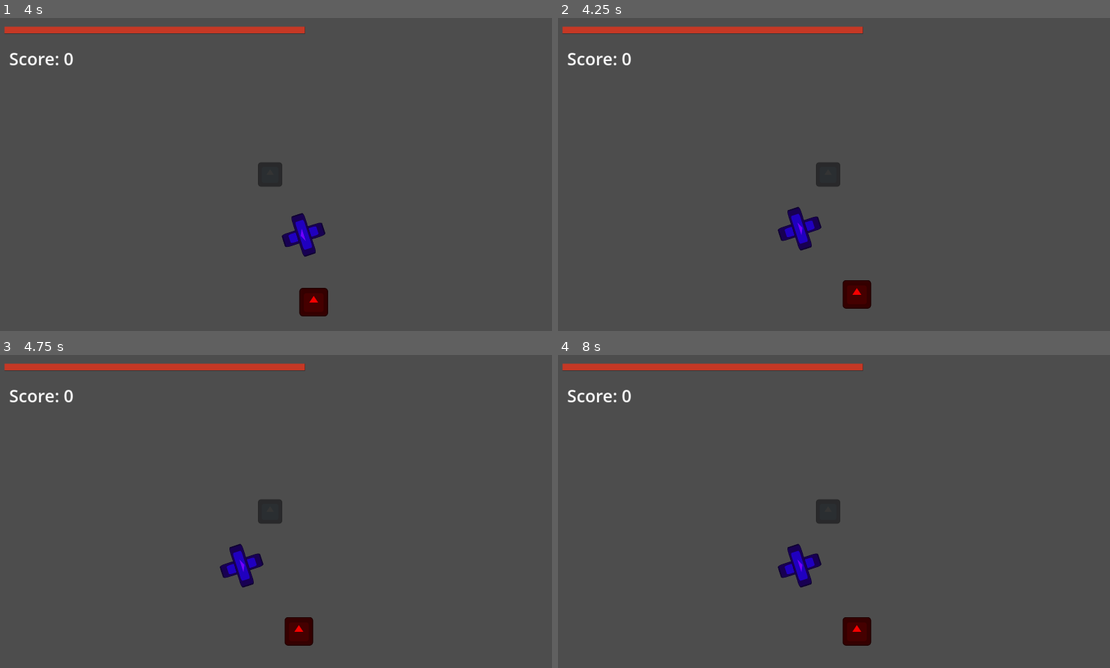
Above: before the commit, frames 1-4 (two rows, left to right).
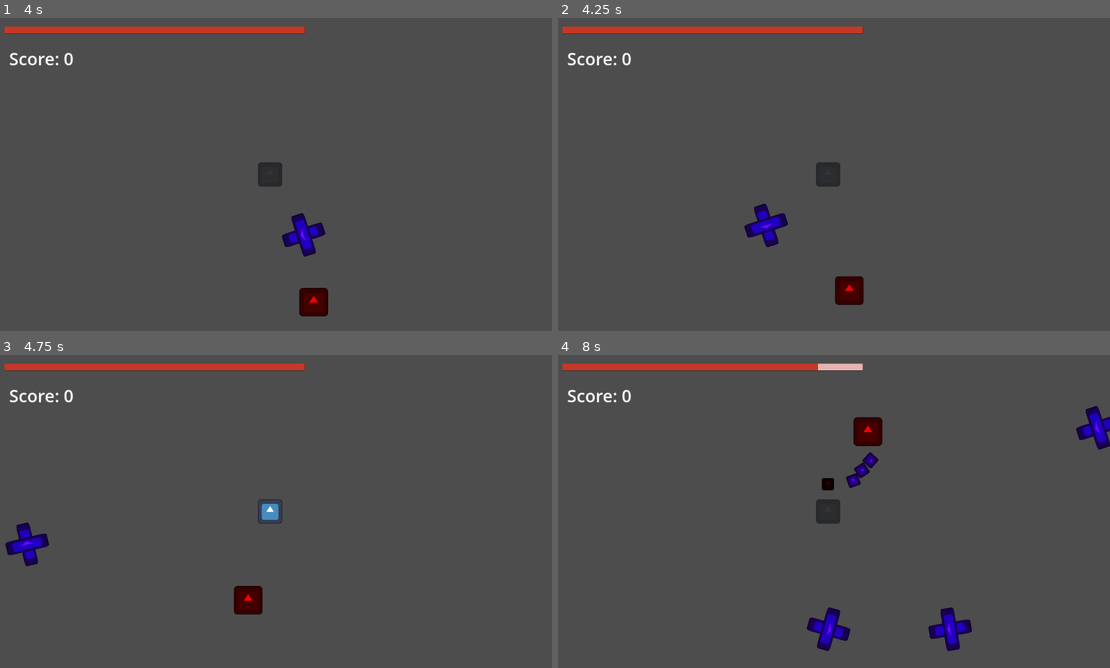
Above: after the commit, the same moments.

Repository: MonkMir/tether-game
Game: Godot game, scene res://scenes/main.tscn
Same seed, same stepped clock (60 frames per second), same inputs: the game is played once before the commit and once after it. The engine's default icon, where the game draws it, is replaced by a stand-in: a white triangle on a blue panel in a dark square.
Inputs (mouse positions are in pixels of both pictures, inside the frame that each line leads up to):
- Up to frame 1 (4 s): tap Enter (Enter) at 0.5, 1.35, 2, 3.6 s; move the mouse to (397, 158) at 0.52 s; press the mouse at (397, 158) at 0.53 s; tap Space at 1.25 s; move the mouse to (160, 190) at 1.27 s; release the mouse at (160, 190) at 1.28 s; click (160, 190) at 1.55 s; move the mouse to (331, 105) at 2.02 s; press the mouse at (331, 105) at 2.03 s; move the mouse to (248, 237) at 2.77 s; release the mouse at (248, 237) at 2.78 s; click (248, 237) at 2.85 s; move the mouse to (441, 221) at 3.52 s; press the mouse at (441, 221) at 3.53 s
- Up to frame 2 (4.25 s): tap Escape (Pause) at 4.15 s
- Up to frame 3 (4.75 s): move the mouse to (104, 464) at 4.27 s; release the mouse at (104, 464) at 4.28 s; click (104, 464) at 4.35 s
- Up to frame 4 (8 s): move the mouse to (861, 511) at 5.02 s; press the mouse at (861, 511) at 5.03 s; move the mouse to (751, 433) at 5.77 s; release the mouse at (751, 433) at 5.78 s; tap Enter (Enter) at 5.85 s; click (751, 433) at 6.05 s; move the mouse to (955, 495) at 6.52 s; press the mouse at (955, 495) at 6.53 s; move the mouse to (718, 527) at 7.27 s; release the mouse at (718, 527) at 7.28 s; click (718, 527) at 7.35 s

Frame 1 is identical in both runs. In frame 2, 1.6% of the frame differs, in the area x 33-57%, y 59-93%; in frame 3, 2.4%; in frame 4, 3.6%, in the area x 39-100%, y 2-95%.

Commit message:
Refactor project-wide node path dependencies
Remove all absolute paths and update many relative
paths to be less tightly coupled. This is
primarily to separate the level from Main node,
allowing a UI manager node to easily persist
during scene transitions in the future.

Diff:
--- a/project.godot
+++ b/project.godot
@@ -22,7 +22,7 @@
 [autoload]
 
 GameState="*res://scripts/other-scripts/game_state.gd"
-SignalBus="*uid://bb45a8hu1r72m"
+PauseManager="*uid://b1pfhde0p3uad"
 
 [display]
 
@@ -30,6 +30,7 @@
 window/size/viewport_height=1134
 window/size/always_on_top=true
 window/stretch/mode="viewport"
+window/stretch/aspect="expand"
 
 [file_customization]
 
--- a/scenes/dummies/bomber_dummy.tscn
+++ b/scenes/dummies/bomber_dummy.tscn
@@ -11,7 +11,7 @@
 [sub_resource type="CircleShape2D" id="CircleShape2D_njpye"]
 radius = 32.0156
 
-[node name="BomberDummy" type="RigidBody2D" unique_id=416578855]
+[node name="BomberDummy" type="RigidBody2D" unique_id=416578855 groups=["dummies"]]
 mass = 0.5
 script = ExtResource("1_v4dsp")
 explosion_scene = ExtResource("2_fl6hi")
--- a/scenes/main.tscn
+++ b/scenes/main.tscn
@@ -1,6 +1,5 @@
 [gd_scene format=3 uid="uid://cispfyjhtrf2u"]
 
-[ext_resource type="Script" uid="uid://b1pfhde0p3uad" path="res://scripts/other-scripts/Pause.gd" id="1_baels"]
 [ext_resource type="PackedScene" uid="uid://b0u1q6i5db5ou" path="res://scenes/player.tscn" id="2_tipki"]
 [ext_resource type="Script" uid="uid://ba40nwh8lu65b" path="res://scripts/other-scripts/EnemySpawner.gd" id="6_0p816"]
 [ext_resource type="Script" uid="uid://da7f2buhged70" path="res://scripts/other-scripts/ScoreLabel.gd" id="8_14cfy"]
@@ -8,8 +7,6 @@
 [ext_resource type="PackedScene" uid="uid://cdk16uvt8jqbb" path="res://scenes/enemies/arrow_enemy.tscn" id="9_trceg"]
 [ext_resource type="PackedScene" uid="uid://dkq6ilqibkqvo" path="res://scenes/enemies/bomber_enemy.tscn" id="10_a8y0u"]
 [ext_resource type="PackedScene" uid="uid://cm6ubd5en4t7e" path="res://scenes/enemies/parabolic_enemy.tscn" id="11_mpg2q"]
-
-[sub_resource type="CompressedTexture2D" id="CompressedTexture2D_m7dn7"]
 
 [sub_resource type="LabelSettings" id="LabelSettings_c5177"]
 font_size = 36
@@ -20,30 +17,22 @@
 [node name="Main" type="Node2D" unique_id=1762207710]
 metadata/_edit_lock_ = true
 
-[node name="SpaceBackground" type="Sprite2D" parent="." unique_id=2056954656]
-position = Vector2(576, 324)
-scale = Vector2(1.2, 1.20446)
-texture = SubResource("CompressedTexture2D_m7dn7")
-metadata/_edit_lock_ = true
+[node name="Level1" type="Node2D" parent="." unique_id=880129070]
 
-[node name="Pause" type="Node2D" parent="." unique_id=175845290]
-process_mode = 3
-script = ExtResource("1_baels")
-
-[node name="Player" parent="." unique_id=994072363 instance=ExtResource("2_tipki")]
+[node name="Player" parent="Level1" unique_id=994072363 instance=ExtResource("2_tipki")]
 position = Vector2(576, 336)
 
-[node name="EnemySpawner" type="Node2D" parent="." unique_id=187246452]
+[node name="EnemySpawner" type="Node2D" parent="Level1" unique_id=187246452]
 script = ExtResource("6_0p816")
 arrowScene = ExtResource("9_trceg")
 bomberScene = ExtResource("10_a8y0u")
 parabolicScene = ExtResource("11_mpg2q")
 
-[node name="Timer" type="Timer" parent="EnemySpawner" unique_id=394046482]
+[node name="Timer" type="Timer" parent="Level1/EnemySpawner" unique_id=394046482]
 wait_time = 2.5
 autostart = true
 
-[node name="ScoreLabel" type="Label" parent="." unique_id=1923520075]
+[node name="ScoreLabel" type="Label" parent="Level1" unique_id=1923520075]
 offset_left = 26.0
 offset_top = 67.0
 offset_right = 163.0
@@ -52,7 +41,7 @@
 label_settings = SubResource("LabelSettings_c5177")
 script = ExtResource("8_14cfy")
 
-[node name="GameOverLabel" type="Label" parent="." unique_id=1847655957]
+[node name="GameOverLabel" type="Label" parent="Level1" unique_id=1847655957]
 visible = false
 offset_right = 1156.0
 offset_bottom = 647.0
@@ -62,8 +51,8 @@
 vertical_alignment = 1
 script = ExtResource("9_iqu0m")
 
-[node name="Camera2D" type="Camera2D" parent="." unique_id=1673976300]
+[node name="Camera2D" type="Camera2D" parent="Level1" unique_id=1673976300]
 position = Vector2(584, 336)
 zoom = Vector2(1.72, 1.72)
 
-[connection signal="timeout" from="EnemySpawner/Timer" to="EnemySpawner" method="spawn_enemy"]
+[connection signal="timeout" from="Level1/EnemySpawner/Timer" to="Level1/EnemySpawner" method="spawn_enemy"]
--- a/scenes/player.tscn
+++ b/scenes/player.tscn
@@ -4,7 +4,7 @@
 [ext_resource type="PackedScene" uid="uid://c5ipjdvuqk2ci" path="res://scenes/dummies/arrow_dummy.tscn" id="2_fjrip"]
 [ext_resource type="PackedScene" uid="uid://db0s0w2do4o4o" path="res://scenes/dummies/bomber_dummy.tscn" id="3_smehm"]
 [ext_resource type="PackedScene" uid="uid://dbax4wv030pfo" path="res://scenes/dummies/parabolic_dummy.tscn" id="4_ur7pv"]
-[ext_resource type="PackedScene" uid="uid://3s58x1bgjui4" path="res://tether.tscn" id="5_fjrip"]
+[ext_resource type="PackedScene" uid="uid://3s58x1bgjui4" path="res://scenes/tether.tscn" id="5_fjrip"]
 [ext_resource type="Texture2D" uid="uid://y60tccnywvsf" path="res://assets/icon.svg" id="5_y4r1p"]
 [ext_resource type="PackedScene" uid="uid://ce7vb62j3bjsi" path="res://scenes/health_bar.tscn" id="6_d2wvv"]
 
--- a/tether.tscn
+++ b/scenes/tether.tscn
@@ -1,6 +1,6 @@
 [gd_scene format=3 uid="uid://3s58x1bgjui4"]
 
-[ext_resource type="Script" uid="uid://c76w5mw4mgqrw" path="res://tether.gd" id="1_wbd1m"]
+[ext_resource type="Script" uid="uid://c76w5mw4mgqrw" path="res://scripts/tether.gd" id="1_wbd1m"]
 
 [node name="Tether" type="Node2D" unique_id=1948318608]
 script = ExtResource("1_wbd1m")
--- a/scripts/custom-classes/dummy_class.gd
+++ b/scripts/custom-classes/dummy_class.gd
@@ -4,7 +4,7 @@
 #DESPAWN LOGIC
 @onready var player : Node
 @onready var area := $Area2D
-@onready var camera := get_node("/root/Main/Camera2D")
+@onready var camera := get_viewport().get_camera_2d()
 @onready var healthBar := $HealthBar
 @onready var healthIndicatorBar := $HealthBar/HealthIndicatorBar
 
@@ -25,12 +25,12 @@
 	healthIndicatorBar.position = Vector2(-healthIndicatorBar.size.x / 2, -512)
 	healthBar._init_health(health)
 
+
 var speedToDamageDivisor : int = 35
 func _physics_process(delta):
 	if !healthBar:
 		return
-
-	healthBar.health = health
+	#healthBar.health = health #WARNING this might be a vestige from prior testing. test it
 	currentSpeed = linear_velocity.length()
 	attackPower = linear_velocity.length() / speedToDamageDivisor
 
@@ -40,7 +40,6 @@
 		timeOutOfBoundsSeconds += delta
 		if timeOutOfBoundsSeconds >= maxOffscreenTimeSeconds:
 			if !player or self != player.newDummy:
-				print("despawn")
 				queue_free()
 
 	if health <= 0:
--- a/scripts/custom-classes/enemy_class.gd
+++ b/scripts/custom-classes/enemy_class.gd
@@ -11,7 +11,7 @@
 @onready var healthIndicatorBar := $HealthBar/HealthIndicatorBar
 @onready var sprite := $Sprite2D
 @onready var collision := $CollisionShape2D
-@onready var camera := get_node("/root/Main/Camera2D")
+@onready var camera := get_viewport().get_camera_2d()
 
 @export var speed : float
 
@@ -21,8 +21,11 @@
 
 	healthBar._init_health(health)
 
+	healthIndicatorBar.size = Vector2(600, 90)
+	#replace position.y value with a less magical number. sprite.get_rect().size.y + headroom
+	healthIndicatorBar.position = Vector2(-healthIndicatorBar.size.x / 2, -512)
+
 func _process(_delta):
-
 	if !player and get_despawn_rect().has_point(global_position) == false:
 		queue_free()
 
--- a/scripts/custom-classes/projectile_class.gd
+++ b/scripts/custom-classes/projectile_class.gd
@@ -1,9 +1,9 @@
 extends Area2D
 class_name Projectile
 
-@onready var player : Node
+@onready var player := get_tree().get_first_node_in_group("player")
 @onready var area := $Area2D
-@onready var camera := get_node("/root/Main/Camera2D")
+@onready var camera := get_viewport().get_camera_2d()
 
 var attackPower : float
 
@@ -13,9 +13,6 @@
 var timeOutOfBoundsSeconds : float = 0.0
 var maxOffscreenTimeSeconds : float = 3.0
 
-func _ready():
-	player = get_player()
-
 func _process(delta):
 	if get_despawn_rect().has_point(global_position):
 		timeOutOfBoundsSeconds = 0.0
@@ -23,10 +20,6 @@
 		timeOutOfBoundsSeconds += delta
 		if timeOutOfBoundsSeconds >= maxOffscreenTimeSeconds:
 			queue_free()
-
-
-func get_player() -> Node:
-	return get_tree().get_first_node_in_group("player")
 
 func get_static_camera_rect() -> Rect2:
 	var cameraSize = get_viewport_rect().size / camera.zoom
--- a/scripts/dummies/arrow_dummy.gd
+++ b/scripts/dummies/arrow_dummy.gd
@@ -14,9 +14,13 @@
 #var direction := Vector2.ZERO
 var newDir : Vector2
 
+#TESTING
+func _ready():
+	super()
 
 func _physics_process(delta):
 	super(delta)
+
 	match state:
 		State.PASSIVE:
 			if currentSpeed > speedLimit:
@@ -38,8 +42,8 @@
 
 			#BUG add rotation instructions after passive angular velocity is fixed
 
-
-#func launch_dir() -> Vector2: #not functional
+#not functional
+#func launch_dir() -> Vector2:
 		#var enemies = get_tree().get_nodes_in_group("enemies")
 		#var enemyDir : Vector2
 		#var selectDotProd : float = -INF
--- a/scripts/enemies/arrow_enemy.gd
+++ b/scripts/enemies/arrow_enemy.gd
@@ -25,10 +25,6 @@
 	enemyName = "arrow"
 	speed = BASE_SPEED
 	attackPower = 15
-
-	healthIndicatorBar.size = Vector2(600, 90)
-	#replace position.y value with a less magical number. sprite.get_rect().size.y + headroom
-	healthIndicatorBar.position = Vector2(-healthIndicatorBar.size.x / 2, -512)
 
 
 func _process(delta):
--- a/scripts/enemies/bomber_enemy.gd
+++ b/scripts/enemies/bomber_enemy.gd
@@ -58,10 +58,6 @@
 func _ready():
 	super()
 	enemyName = "bomber"
-
-	healthIndicatorBar.size = Vector2(600, 90)
-	#replace position.y value with a less magical number. sprite.get_rect().size.y + headroom
-	healthIndicatorBar.position = Vector2(-healthIndicatorBar.size.x / 2, -512)
 
 
 func _process(delta):
--- a/scripts/enemies/parabolic_enemy.gd
+++ b/scripts/enemies/parabolic_enemy.gd
@@ -47,10 +47,6 @@
 	super()
 	enemyName = "parabolic"
 	attackPower = 5
-
-	healthIndicatorBar.size = Vector2(600, 90)
-	#replace position.y value with a less magical number. sprite.get_rect().size.y + headroom
-	healthIndicatorBar.position = Vector2(-healthIndicatorBar.size.x / 2, -512)
 
 
 func _process(delta):
--- a/scripts/other-scripts/HealthBar.gd
+++ b/scripts/other-scripts/HealthBar.gd
@@ -1,4 +1,5 @@
 extends Node2D
+#rename damage indicator to trailing bar or something
 
 #IMPORTANT: health bar's default position is at the top of the screen rather than the player
 # setting it's position manually.
@@ -18,6 +19,9 @@
 		isPlayerHealth = true
 	if evaluate_ancestry_for_group("dummies") == true:
 		isDummyHealth = true
+		#This is a really stupid way to do this but too lazy.
+		#The source of this bandaid likely has to do with the order of the dummy spawn code
+		isPlayerHealth = false
 
 	if isPlayerHealth == true or isDummyHealth == true:
 		show()
--- a/scripts/other-scripts/Pause.gd
+++ /dev/null
@@ -1,14 +0,0 @@
-extends Node2D
-
-
-var isPaused := false
-
-
-func _input(event):
-	if event.is_action_pressed("Pause"):
-		isPaused = !isPaused
-		get_tree().paused = isPaused
-		if get_tree().paused == true:
-			print("PAUSED")
-		else:
-			print("UNPAUSED")
--- a/scripts/other-scripts/Player.gd
+++ b/scripts/other-scripts/Player.gd
@@ -5,7 +5,7 @@
 @export var parabolic_dummy_scene: PackedScene
 @export var tether: PackedScene
 
-@onready var main := get_parent()
+@onready var level := get_parent()
 @onready var healthBar := $HealthBarCanvas/HealthBar
 @onready var camera := $"../Camera2D"
 @onready var sprite := $PlayerSprite
@@ -117,13 +117,16 @@
 	newDummy.rotation = dummyRotation
 
 	add_child(newDummy)
-	newDummy.reparent(main)
+	newDummy.reparent(level)
 
 
 	isTethered = true
 	targetedEnemy.queue_free()
 
-	main.add_child(tether.instantiate())
+	var newTether = tether.instantiate()
+	newTether.tetherOriginNode = self
+	level.add_child(newTether)
+
 
 func _on_tether_range_area_entered(_area): #only detects enemy layer
 	enemiesInRange += 1
--- a/scripts/projectiles/bomber_bomb.gd
+++ b/scripts/projectiles/bomber_bomb.gd
@@ -1,7 +1,6 @@
 extends Sprite2D
 
-@onready var main := get_node("/root/Main")
-@onready var player := get_node("/root/Main/Player")
+@onready var player := get_tree().get_first_node_in_group("player")
 @export var explosion_scene : PackedScene
 
 var dir : Vector2
@@ -30,5 +29,14 @@
 func explode():
 	var explosion := explosion_scene.instantiate()
 	explosion.position = position
-	main.add_child(explosion)
+	#WARNING idk what parent even is
+	get_parent().add_child(explosion)
 	queue_free()
+
+func evaluate_ancestry_for_group(targetGroup: String) -> bool:
+	var ancestorNode = get_parent()
+	while ancestorNode != null:
+		if ancestorNode.is_in_group(targetGroup):
+			return true
+		ancestorNode = ancestorNode.get_parent()
+	return false
--- a/scripts/projectiles/bomber_bomb_explosion.gd
+++ b/scripts/projectiles/bomber_bomb_explosion.gd
@@ -4,7 +4,7 @@
 
 @onready var timer := $Timer
 @onready var sprite := $Sprite2D
-@onready var player := get_node("/root/Main/Player")
+@onready var player := get_tree().get_first_node_in_group("player")
 
 func _ready():
 	timer.start()
--- a/scripts/projectiles/explosion.gd
+++ b/scripts/projectiles/explosion.gd
@@ -7,18 +7,15 @@
 @onready var sprite := $Sprite2D
 
 func _ready():
-	super()
 	timer.start()
 
 func _process(delta):
 	super(delta)
 	sprite.scale += Vector2(7, 7) * delta
 
-func _on_area_entered(area):
-	if area.is_in_group("enemies"):
-		area.receive_dam_param(ATK_POWER)
-	#elif area.is_in_group("player"):
-		#area.get_parent().receive_dam_param(PLAYER_DAM)
+func _on_area_entered(_area):
+	if _area.is_in_group("enemies"):
+		_area.receive_dam_param(ATK_POWER)
 
 func _on_timer_timeout():
 	queue_free()
--- a/scripts/projectiles/parabolic_dart.gd
+++ b/scripts/projectiles/parabolic_dart.gd
@@ -18,7 +18,6 @@
 var finalSpeed := 420
 
 func _ready():
-	super()
 	if player:
 		endPoint = player.position
 	startPoint = global_position
--- a/tether.gd
+++ b/scripts/tether.gd
@@ -1,6 +1,6 @@
 extends Node2D
 
-@onready var player := get_node("/root/Main/Player")
+@onready var tetherOriginNode : Node
 @onready var dummy
 @onready var line := $LineTexture
 
@@ -10,21 +10,21 @@
 var currentMaxLength : float
 
 func _ready():
-	if player.newDummy != null:
-		dummy = player.newDummy
+	if tetherOriginNode.newDummy != null:
+		dummy = tetherOriginNode.newDummy
 
 func _physics_process(_delta):
-	if !player:
+	if !tetherOriginNode:
 		queue_free()
 		return
 
-	if !dummy or player.isTethered == false:
-		player.isTethered = false
+	if !dummy or tetherOriginNode.isTethered == false:
+		tetherOriginNode.isTethered = false
 		queue_free()
 		return
 
 	line.clear_points()
-	line.add_point(player.position - global_position)
+	line.add_point(tetherOriginNode.position - global_position)
 	line.add_point(dummy.position - global_position)
 
 	pointDistance = line.get_point_position(0).distance_to(line.get_point_position(1))
@@ -37,7 +37,7 @@
 func get_elastic_pull_force() -> Vector2:
 	var distanceExceeded : float = max(pointDistance - maxLength, 0.0)
 
-	var reboundDirection : Vector2 = (player.global_position - dummy.global_position).normalized() #direction to player
+	var reboundDirection : Vector2 = (tetherOriginNode.global_position - dummy.global_position).normalized() #direction to tetherOriginNode
 	var elasticForce : float = distanceExceeded**2 * springStiffness
 
 	return elasticForce * reboundDirection
@@ -45,7 +45,7 @@
 @export var counterForceWeight := 5.0
 
 func get_damping_force() -> Vector2:
-	var reboundDirection : Vector2 = (player.global_position - dummy.global_position).normalized() #direction to player
+	var reboundDirection : Vector2 = (tetherOriginNode.global_position - dummy.global_position).normalized() #direction to tetherOriginNode
 	var startingVector : Vector2 = dummy.linear_velocity
 	var velocityToPlayer : float = startingVector.dot(reboundDirection)
 
Not shown, removed: scripts/other-scripts/Pause.gd.uid
Renamed: tether.gd.uid -> scripts/tether.gd.uid
